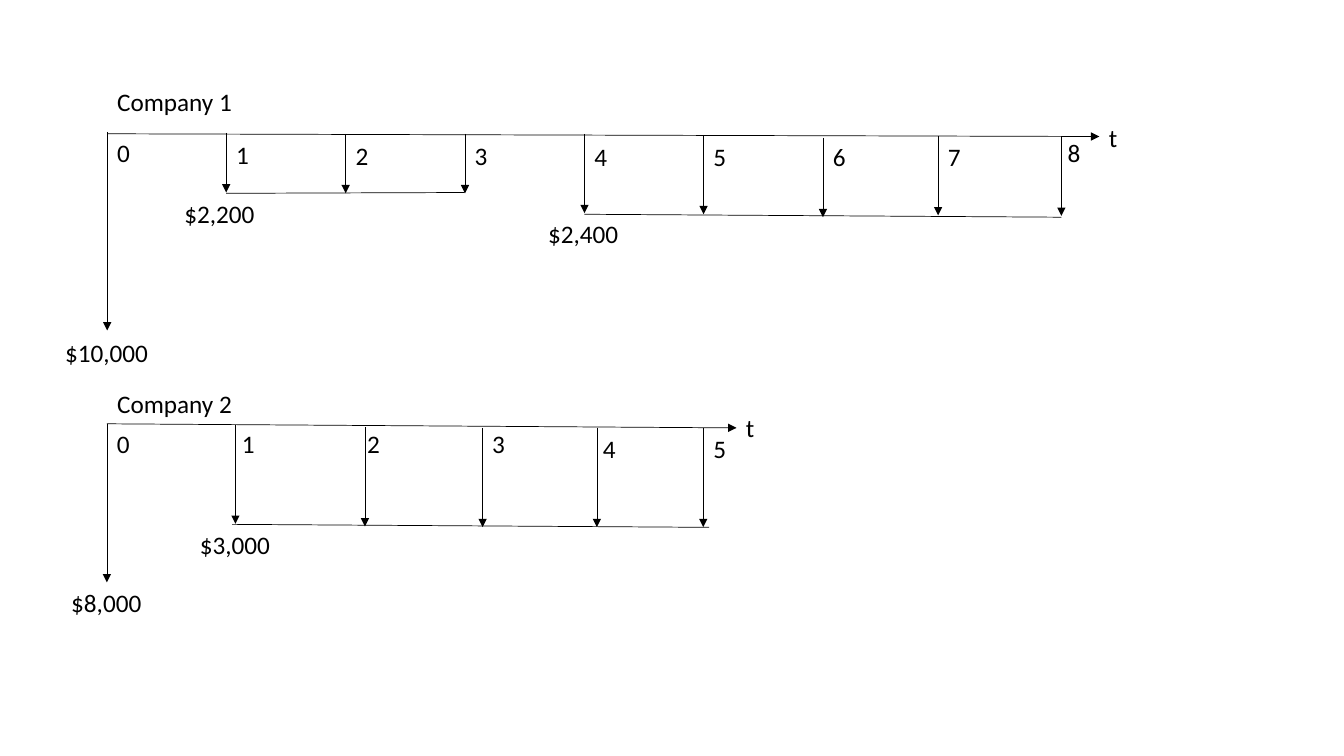
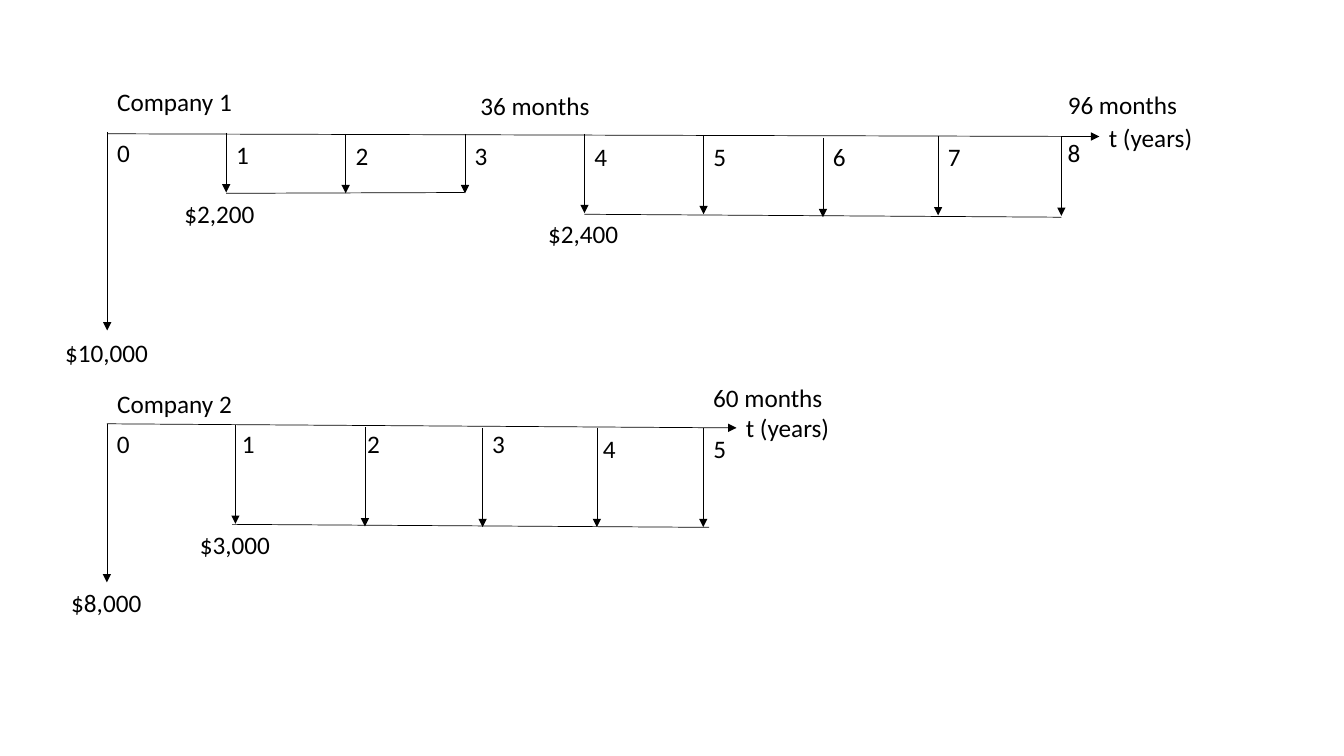
Before and after one commit to paolo-torres/MSCI_261, a slide deck: slide 2 of assignment_2/assignment_2.pptx. Drawn at 1344x756 pixels with LibreOffice and Linux fonts; fonts in the diff are those of the drawing. Boxes give left, top, right and bottom in pixels: in the first picture for what was removed or moved away, otherwise in the second. Text is boxed around its words. In the diff, an @@ line names an element or a change of style, - is before the commit and + after.

```diff
--- a/assignment_2/assignment_2.pptx
+++ b/assignment_2/assignment_2.pptx
@@ text added at (480,97,590,116), 18 pt, text #000000 @@
+36 months
@@ text added at (1068,96,1177,115), 18 pt, text #000000 @@
+96 months
@@ text at (1109,129,1192,151): text changed @@
-t
+t (years)
@@ text added at (713,389,822,408), 18 pt, text #000000 @@
+60 months
@@ text at (746,418,829,441): text changed @@
-t
+t (years)
```
Also in this commit, not shown: 3 other files.
